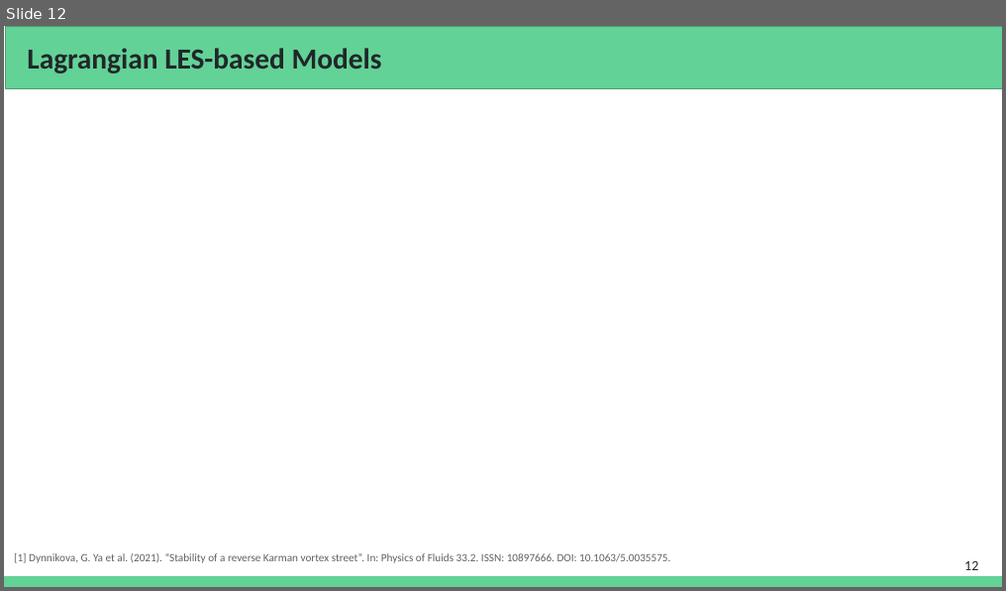
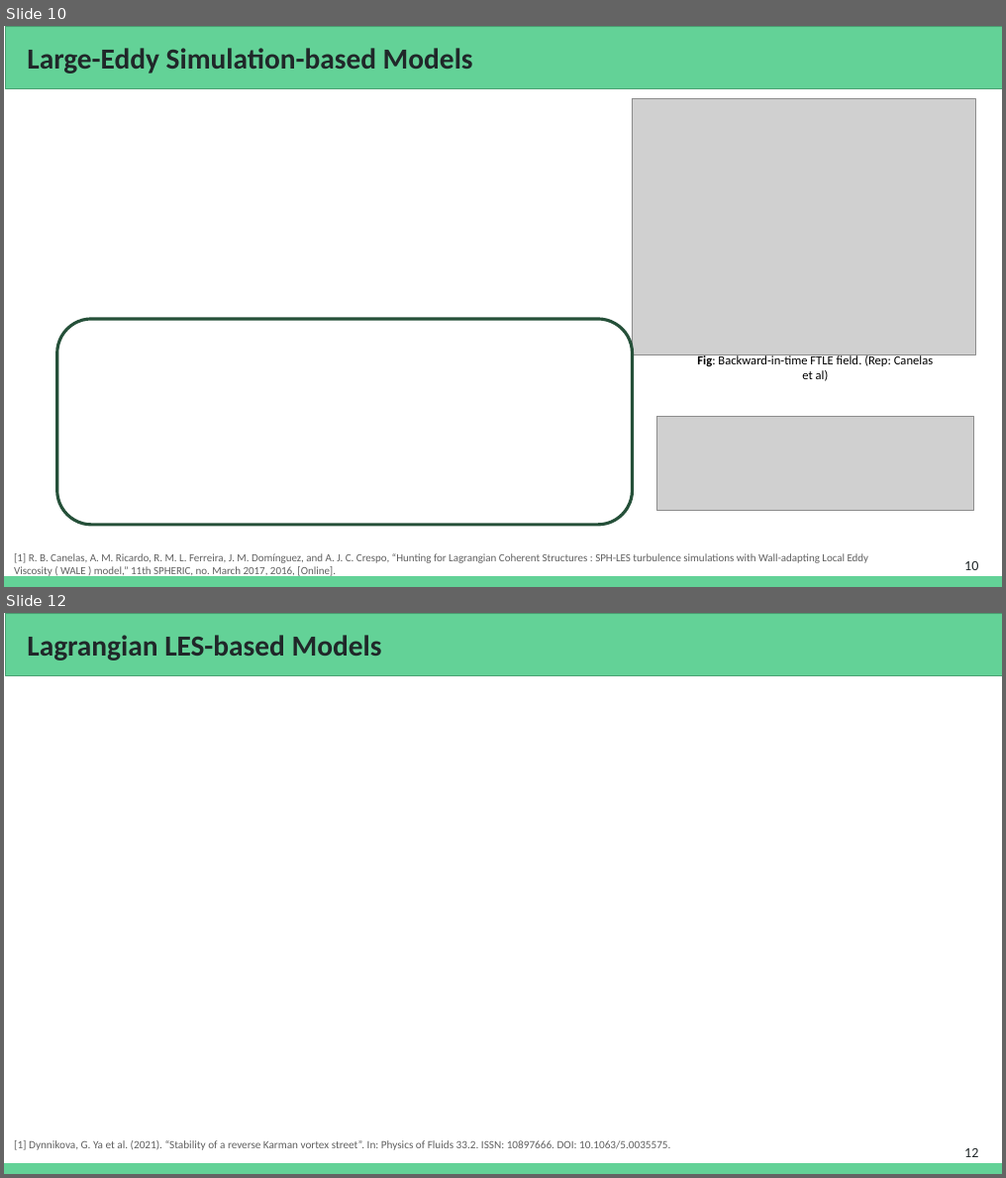
Before and after one commit to Prajwal-Prathiksh/ddp-thesis, a slide deck: report/DDP Stage I - 2022.pptx. Shown one above the other, each under a label of ours: slide 12 before the commit, slides 10 and 12 after it; the slides between them are not shown. The pictures are 1006x591 and 1006x1178 pixels, drawn with LibreOffice and Linux fonts; fonts in the diff are those of the drawing; grey boxes stand for pictures. Boxes give left, top, right and bottom in pixels: in the first picture for what was removed or moved away, otherwise in the second. Text is boxed around its words. In the diff, an @@ line names an element or a change of style, - is before the commit and + after.

```diff
--- a/report/DDP Stage I - 2022.pptx
+++ b/report/DDP Stage I - 2022.pptx
@@ slide 10 added at (4, 26, 1002, 587), background #FFFFFF; not listed: 1 template element that a slide beside it also shows @@
@@ rectangle added at (5, 26, 1002, 89), fill #63D297, outline #4BA173 0.75 pt @@
@@ title added at (27, 48, 473, 74), 28 pt, text #202729, bold @@
+Large-Eddy Simulation-based Models
@@ picture added at (632, 98, 976, 356) @@
@@ rounded rectangle added at (57, 319, 632, 525), outline #26503A 3 pt @@
@@ text added at (697, 354, 933, 381), 12 pt, text #000000 @@
+Fig: Backward-in-time FTLE field. (Rep: Canelas et al)
@@ picture added at (656, 416, 973, 510) @@
@@ text added at (14, 554, 869, 577), 10.5 pt, text #616161 @@
+[1] R. B. Canelas, A. M. Ricardo, R. M. L. Ferreira, J. M. Domínguez, and A. J. C. Crespo, “Hunting for Lagrangian Coherent Structures : SPH-LES turbulence simulations with Wall-adapting Local Eddy Viscosity ( WALE ) model,” 11th SPHERIC, no. March 2017, 2016, [Online].
@@ page number added at (964, 562, 978, 570), 13.3 pt, text #202729 @@
+10
```
Also in this commit, not shown: 2 slides changed, 3 other slides added, 3 slides removed, 1 other file.
